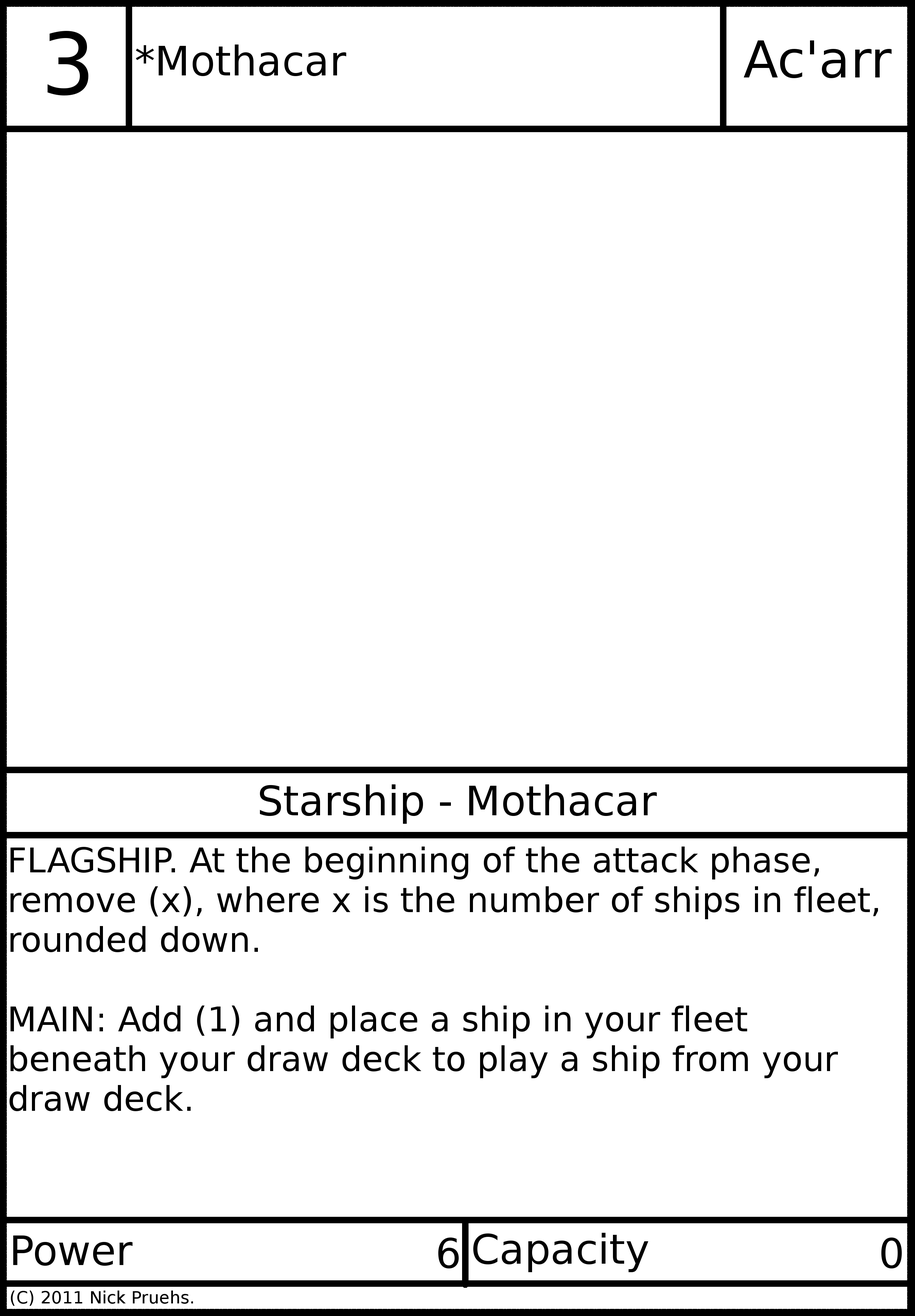
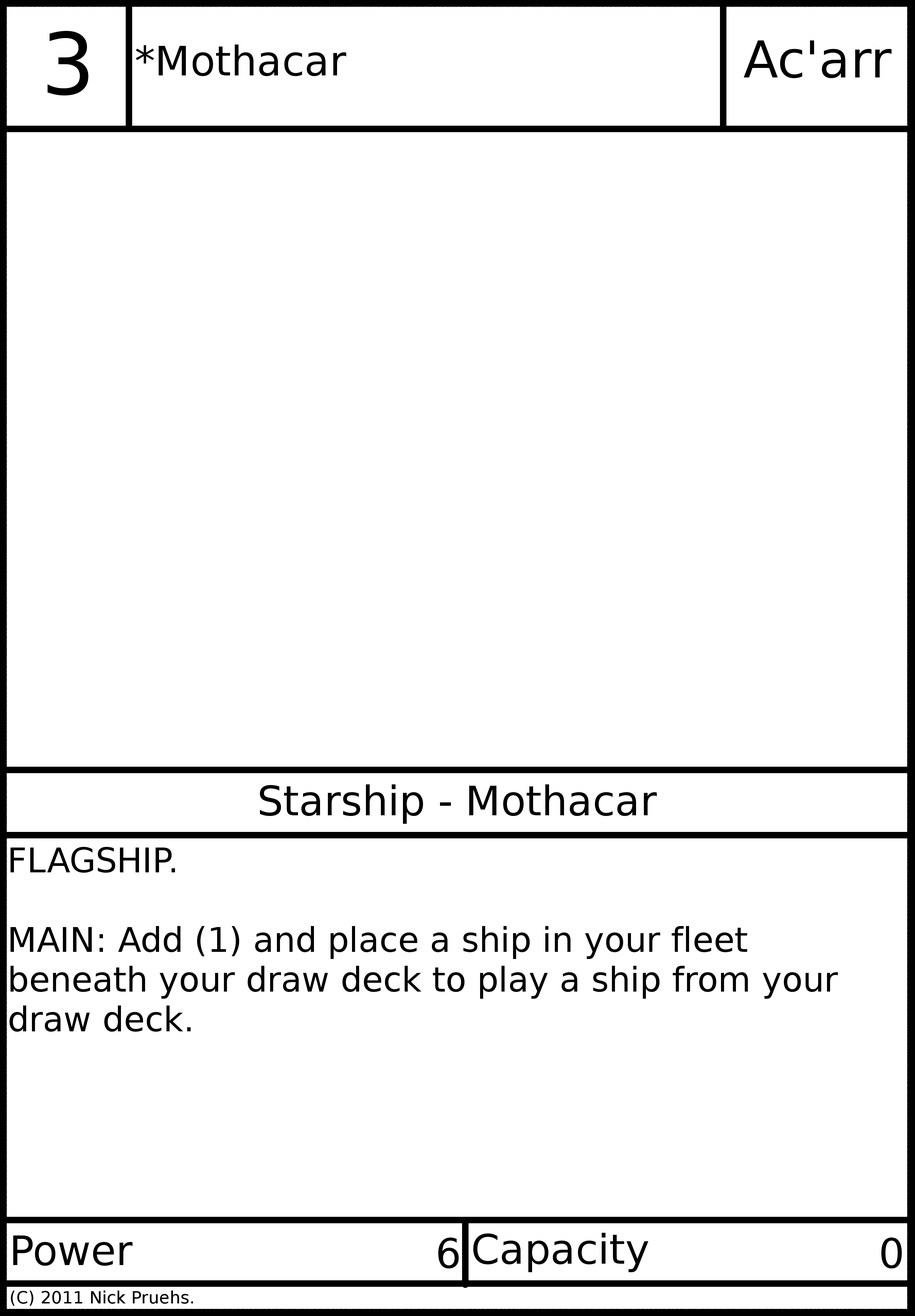
Layered file, before and after one edit (915 × 1316). Changes by layer:
painted on "Card Text" over 9, 846, 878, 1111
